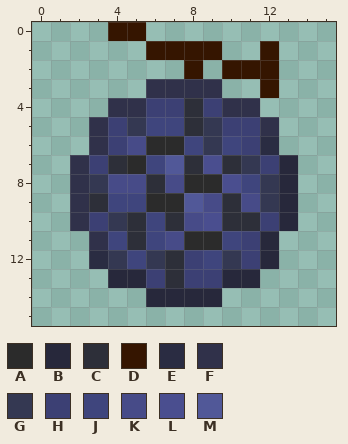
One commit to this pixel-art sprite: assets/minecraft/textures/sea/fruits/para/springspring.png. Above: the version before the commit.
The file is 16x16 pixels. Colours within 5 levels of each other are drawn and written as one.
Palette (. is transparent): A #2b2b2b  B #27283b  C #2d2f39  D #351500  E #2a2c42  F #30314a  G #343852  H #3c4074  J #3f457d  K #474b88  L #4a4e8f  M #515898
Now the later version:
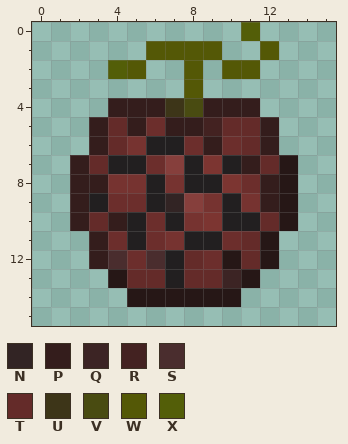
Colours new in this view: N #322424  P #341d1c  Q #3c2424  R #432221  S #4a2d2e  T #642b29  U #3d3518  V #494b11  W #545806  X #535e08
The exact change:
colour B: #27283b -> #261716
colour C: #2d2f39 -> #221f20
colour J: #3f457d -> #6c2e2c
colour K: #474b88 -> #763330
colour L: #4a4e8f -> #7c3531
colour M: #515898 -> #863f3c
y 0: x 4..5 DD -> ..; x 11 . -> X
y 1: x 6..9 DDDD -> WWWW; x 12 D -> W
y 2: x 4..5 .. -> XW; x 8 D -> W; x 10..12 DDD -> WW.
y 3: x 6..9 FFFF -> ..W.; x 12 D -> .
y 4: x 4..11 FFHHCHFF -> PPPUVPPP
y 5: x 3..5 FHG -> PTP; x 7..12 JCGHHF -> PPRTTP
y 6: x 3..4 FH -> PT; x 6..7 AA -> CC; x 9 G -> P; x 11..12 HE -> TP
y 7: x 2..3 FH -> PT; x 5 A -> C; x 11..12 GH -> PT
y 8: x 2..3 FG -> PP; x 8..9 AA -> CC; x 12 G -> P
y 9: x 2 F -> P; x 6..7 AA -> CN; x 12 G -> P
y 10: x 2..4 FHG -> PTP; x 12 H -> T
y 11: x 3 F -> P; x 8..9 AA -> CC; x 11 H -> T
y 12: x 3..4 EG -> PS; x 6 G -> S; x 8 H -> T; x 10..11 GH -> BT
y 13: x 5..6 BH -> TT; x 8..10 HHB -> TTQ
y 14: x 5 . -> B; x 10 . -> B
Where, in picture pixels (left, top, right, bottom), the same in both pictures:
changed: (70, 22, 298, 307)
